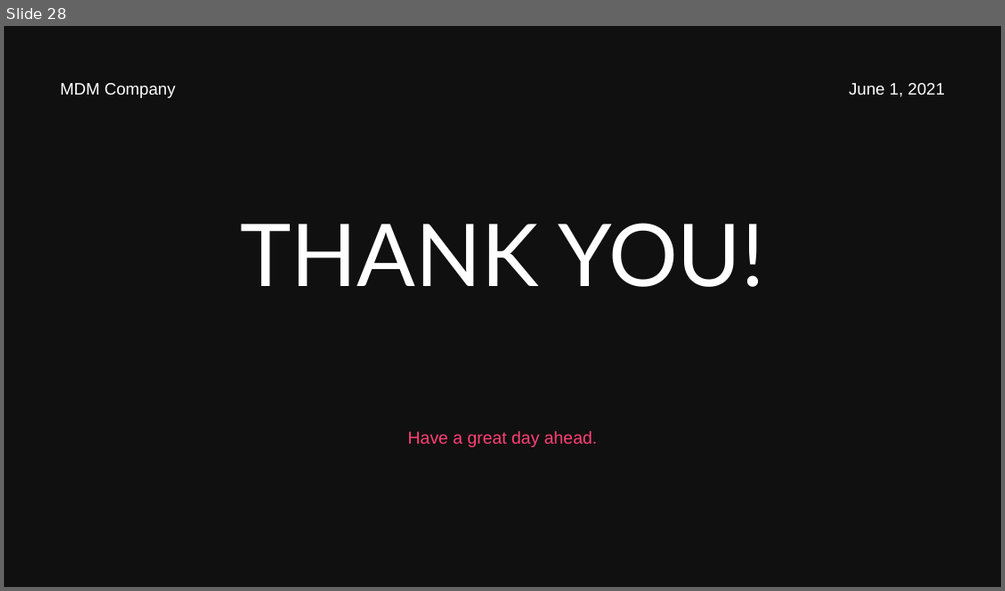
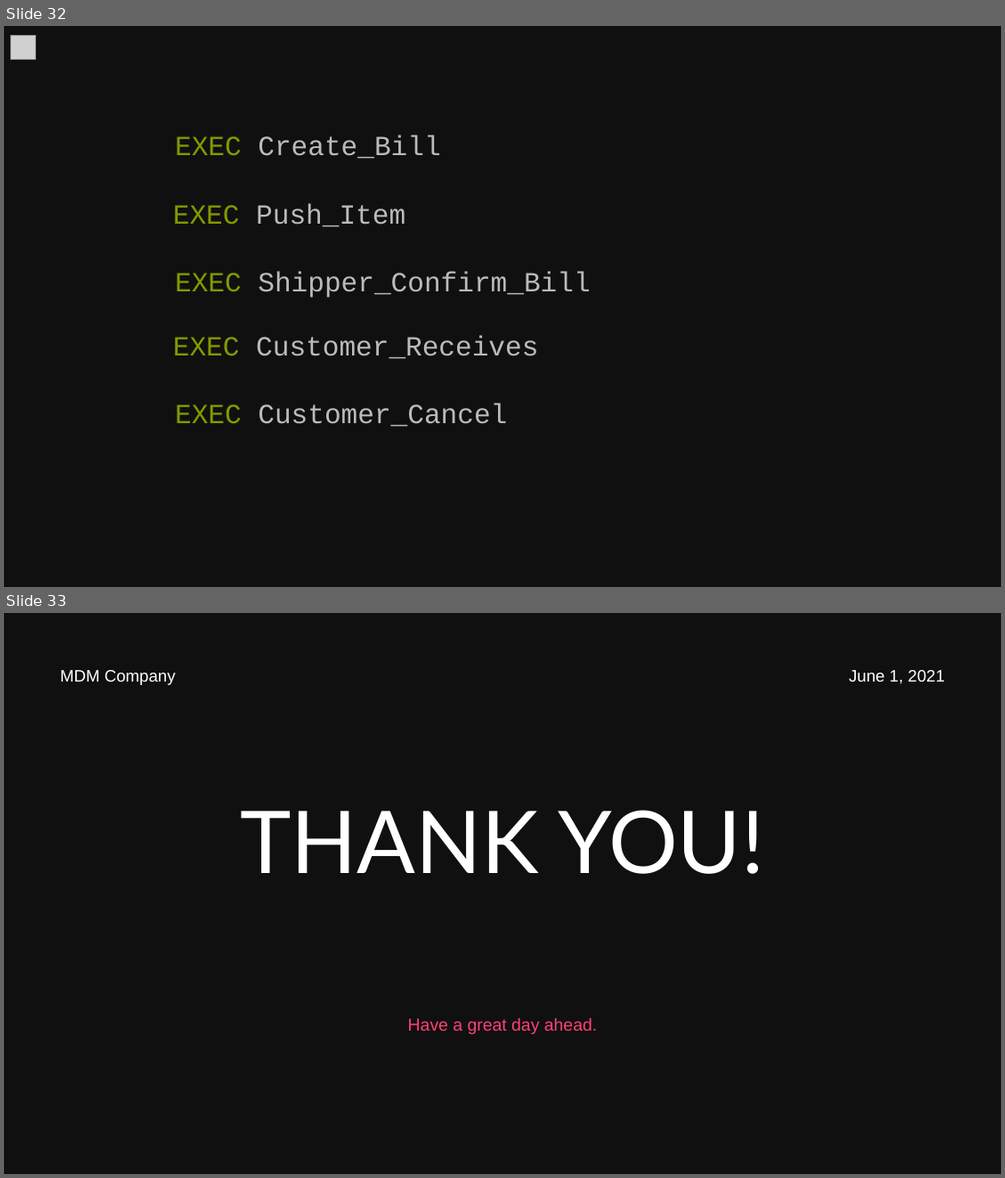
Before and after one commit to jkdoandeptrai/doAn_edited, a slide deck: Dark Mode Stop Start Continue Brainstorm Presentation.pptx. Shown one above the other, each under a label of ours: slide 28 before the commit, slides 32 and 33 after it. The pictures are 1005x591 and 1005x1178 pixels, drawn with LibreOffice and Linux fonts; fonts in the diff are those of the drawing; grey boxes stand for pictures. Boxes give left, top, right and bottom in pixels: in the first picture for what was removed or moved away, otherwise in the second. Text is boxed around its words. In the diff, an @@ line names an element or a change of style, - is before the commit and + after.

```diff
--- a/Dark Mode Stop Start Continue Brainstorm Presentation.pptx
+++ b/Dark Mode Stop Start Continue Brainstorm Presentation.pptx
@@ slide 32 added at (4,26,1001,587), background #101010 @@
@@ picture added at (11,35,35,60) @@
@@ text added at (175,135,440,159), 40 pt, text #BBBBBB @@
+EXEC Create_Bill
@@ text added at (173,203,405,227), 40 pt, text #BBBBBB @@
+EXEC Push_Item
@@ text added at (175,272,590,297), 40 pt, text #BBBBBB @@
+EXEC Shipper_Confirm_Bill
@@ text added at (173,336,538,359), 40 pt, text #BBBBBB @@
+EXEC Customer_Receives
@@ text added at (175,403,507,426), 40 pt, text #BBBBBB @@
+EXEC Customer_Cancel
@@ what was slide 28 is now slide 33 @@
```
Also in this commit, not shown: 6 slides changed, 4 other slides added, 3 other files.
